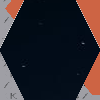
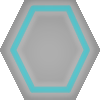
Layers edited between the first and the second 100 x 100 image:
hid "SkyMap" over [0, 0, 100, 100]
hid "Слой 1" over [0, 0, 100, 100]
hid "Слой 3" over [0, 0, 100, 100]
hid "hex-exit" (1st of 2) over [0, 0, 100, 100]
hid "hex-exit" (2nd of 2) over [0, 0, 100, 100]
hid "hex-floor" (1st of 2) over [0, 0, 100, 99]
hid "hex-wall" over [0, 0, 100, 100]
hid "Слой 2" over [0, 0, 100, 100]
